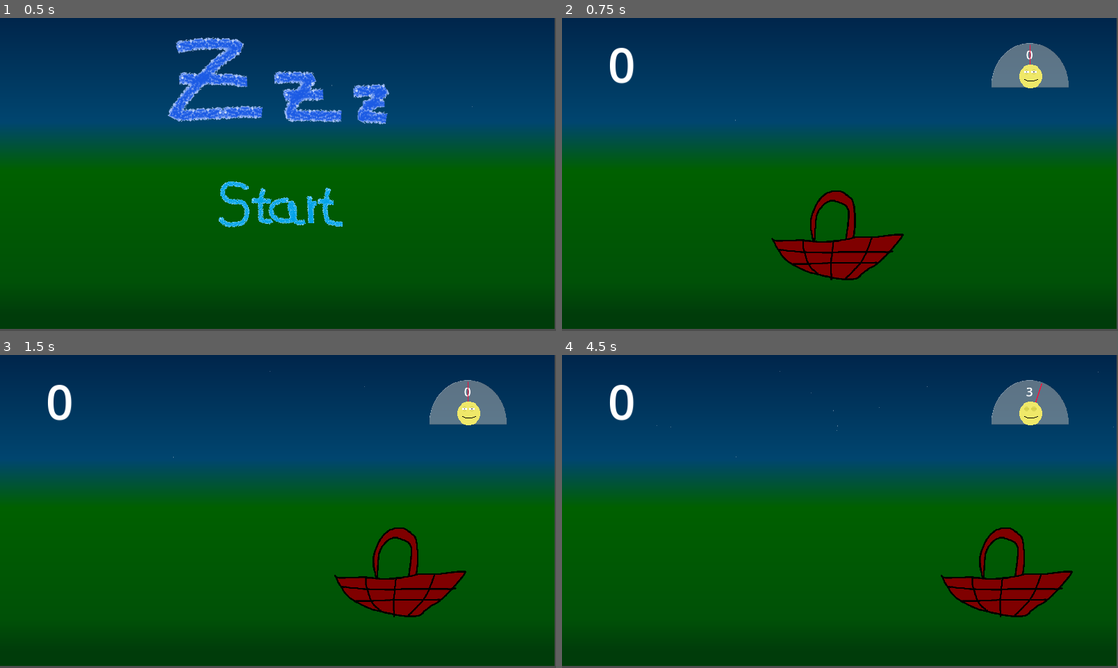
Above: before the commit, frames 1-4 (two rows, left to right).
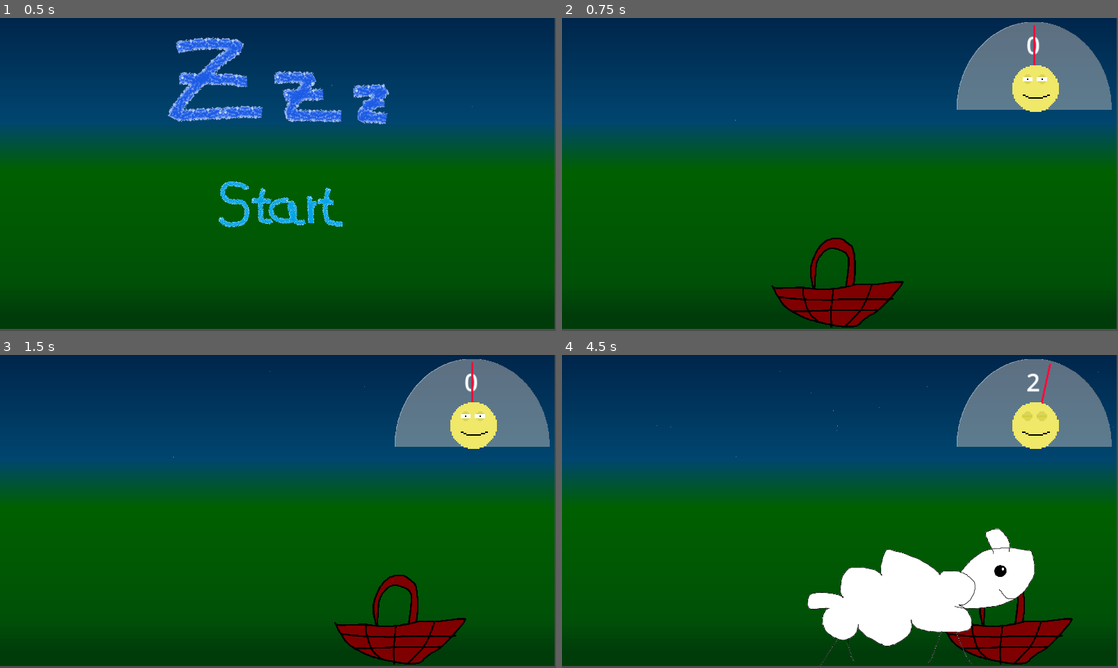
Above: after the commit, the same moments.

Repository: Glow-Project/gwj-55
Game: Godot game, scene res://menu.tscn
Same seed, same stepped clock (60 frames per second), same inputs: the game is played once before the commit and once after it.
Inputs (mouse positions are in pixels of both pictures, inside the frame that each line leads up to):
- Up to frame 1 (0.5 s): no input
- Up to frame 2 (0.75 s): click (840, 205) at 0.5 s
- Up to frame 3 (1.5 s): tap Enter at 1.25 s; move the mouse to (400, 495) at 1.27 s
- Up to frame 4 (4.5 s): move the mouse to (728, 527) at 2.02 s; tap Space at 2.75 s; move the mouse to (895, 442) at 2.77 s; move the mouse to (812, 574) at 3.52 s; move the mouse to (1006, 558) at 4.27 s

Frame 1 is identical in both runs. In frame 2, 10% of the frame differs, in the area x 8-99%, y 1-99%; in frame 3, 10%; in frame 4, 17%, in the area x 8-99%, y 1-100%.

Commit message:
scenes: do things

Diff:
--- a/game.tscn
+++ b/game.tscn
@@ -1,10 +1,9 @@
-[gd_scene load_steps=8 format=3 uid="uid://nk3futyhd5xq"]
+[gd_scene load_steps=7 format=3 uid="uid://nk3futyhd5xq"]
 
 [ext_resource type="Script" path="res://game.gd" id="1_36ujl"]
 [ext_resource type="PackedScene" uid="uid://c7bryqilrava" path="res://background.tscn" id="2_hdh55"]
 [ext_resource type="PackedScene" uid="uid://crgjr4dtiwt0o" path="res://basket.tscn" id="3_1r1d0"]
 [ext_resource type="PackedScene" uid="uid://dh5pcibs7vpim" path="res://spawner.tscn" id="3_ruxjr"]
-[ext_resource type="PackedScene" uid="uid://xkho8sp45eiy" path="res://counter.tscn" id="4_3ldk1"]
 [ext_resource type="AudioStream" uid="uid://da3jx7t5y4ao3" path="res://lullaby2.mp3" id="5_beaxo"]
 [ext_resource type="PackedScene" uid="uid://c60r414l87mea" path="res://tacho.tscn" id="7_pjc75"]
 
@@ -18,7 +17,7 @@
 scale = Vector2(0.5, 0.5)
 
 [node name="Basket" parent="." instance=ExtResource("3_1r1d0")]
-position = Vector2(571, 450)
+position = Vector2(571, 548)
 
 [node name="SpawnerX1" type="Marker2D" parent="."]
 position = Vector2(181, -93)
@@ -31,24 +30,14 @@
 left_point = NodePath("../SpawnerX1")
 right_point = NodePath("../SpawnerX2")
 
-[node name="Counter" parent="." instance=ExtResource("4_3ldk1")]
-anchors_preset = 0
-anchor_right = 0.0
-anchor_bottom = 0.0
-offset_left = 10.0
-offset_top = 24.0
-offset_right = 238.0
-offset_bottom = 169.0
-grow_horizontal = 1
-grow_vertical = 1
-
 [node name="BackgroundMusic" type="AudioStreamPlayer" parent="."]
 stream = ExtResource("5_beaxo")
 volume_db = -8.303
 autoplay = true
 
 [node name="Tacho" parent="." instance=ExtResource("7_pjc75")]
-position = Vector2(970, 84)
+position = Vector2(979, 72)
+scale = Vector2(1, 1)
 
 [connection signal="item_collected" from="Basket" to="." method="_on_basket_item_collected"]
 [connection signal="sheep_reached_abyss" from="Spawner" to="." method="_on_spawner_sheep_reached_abyss"]
--- a/spawner.gd
+++ b/spawner.gd
@@ -30,5 +30,4 @@
 	sheep.global_position.y = left_point.position.y
 
 func _on_abyss_reached(body:Node2D):
-	print_debug("lol")
 	emit_signal("sheep_reached_abyss", body)
